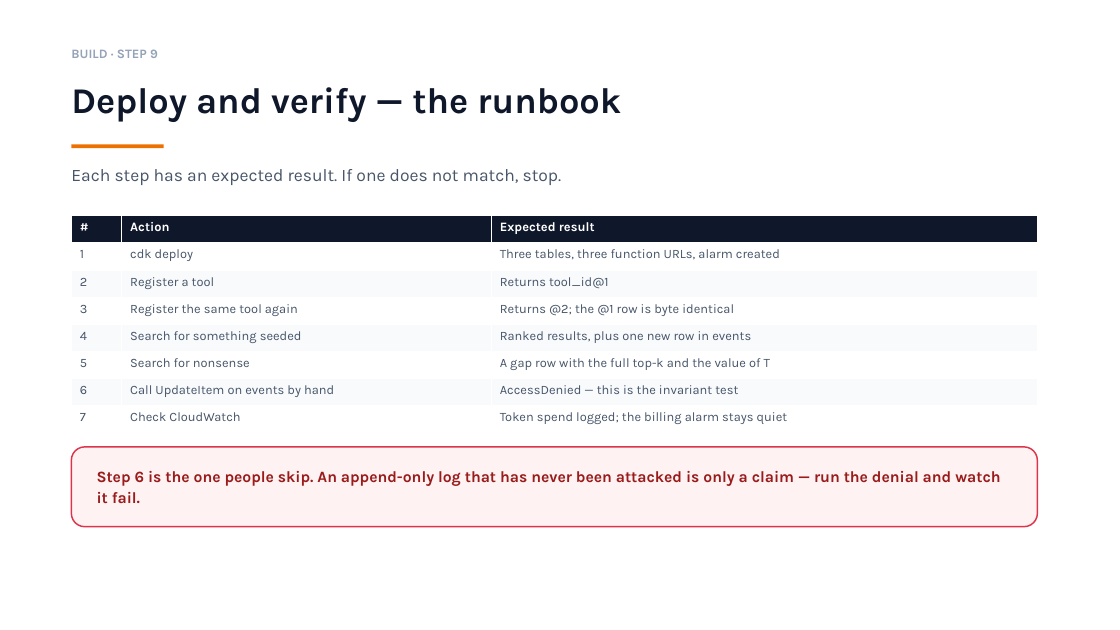
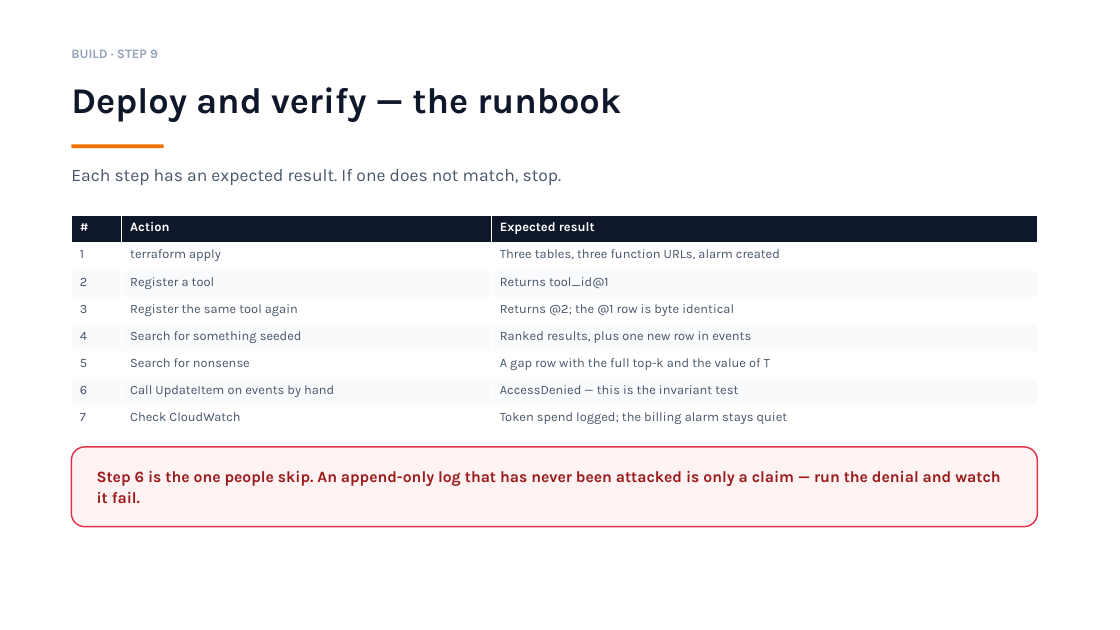
Before and after one commit to Endlessandothers/Endlessproject, a slide deck: slide 24 of docs/plans/endless-phase-0-v3.pptx. Drawn at 1120x630 pixels with LibreOffice and Linux fonts; fonts in the diff are those of the drawing. Boxes give left, top, right and bottom in pixels: in the first picture for what was removed or moved away, otherwise in the second. Text is boxed around its words. In the diff, an @@ line names an element or a change of style, - is before the commit and + after.

```diff
--- a/docs/plans/endless-phase-0-v3.pptx
+++ b/docs/plans/endless-phase-0-v3.pptx
@@ table at bbox=[71, 216, 1038, 433] @@
-row 2, column 2: cdk deploy
+row 2, column 2: terraform apply
```
Also in this commit, not shown: 9 other slides changed, 6 slides added.
